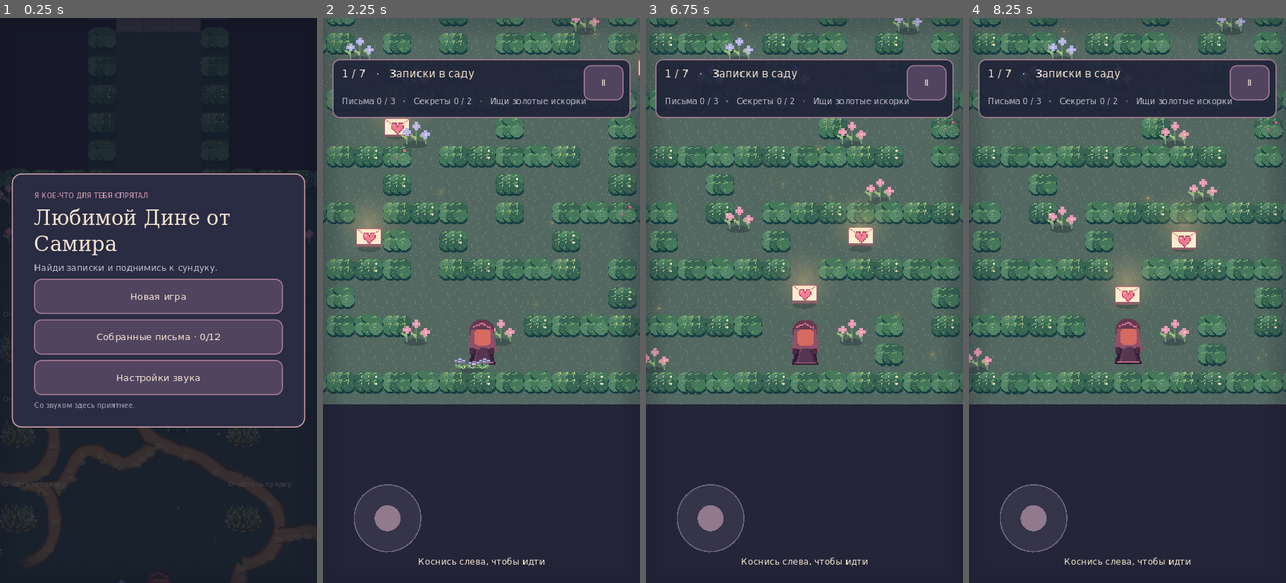
Above: before the commit, frames 1-4 (left to right).
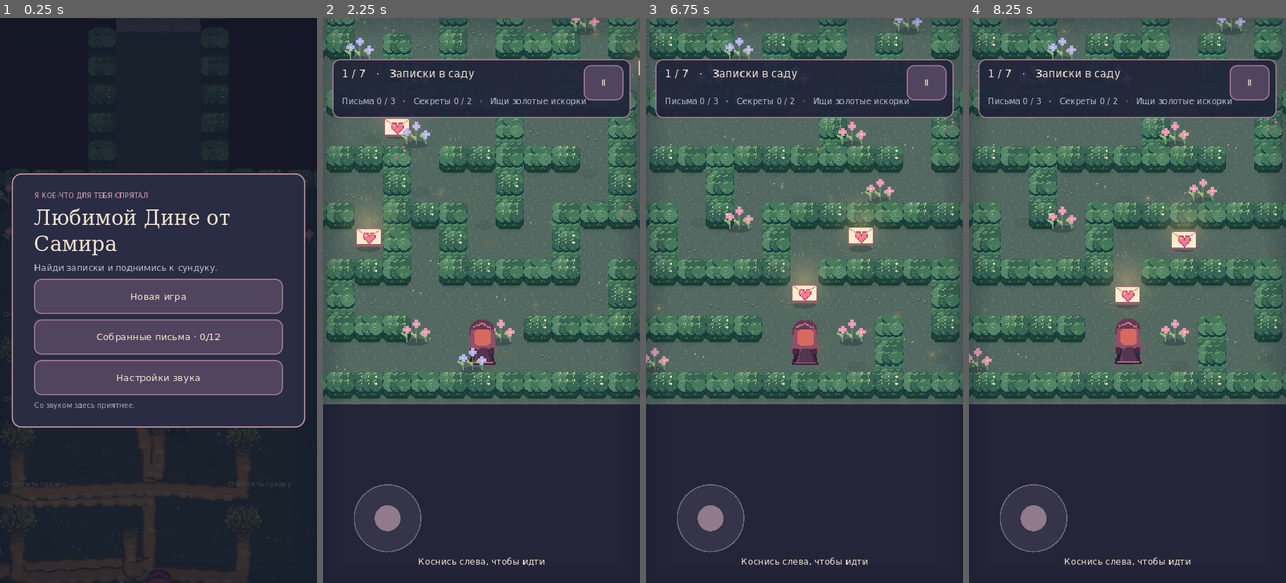
Above: after the commit, the same moments.

Repository: NQUAREx/dina-lovely
Game: Godot game, scene res://main.tscn
Two runs of this game, one before a commit and one after it. Both use one fixed random seed, a clock stepped at 60 frames per second and the inputs below.
Inputs:
- Up to frame 1 (0.25 s): no input
- Up to frame 2 (2.25 s): click "Новая игра" at 0.5 s; click "Ⅱ" at 1.25 s; click "Пойдём" at 2 s
- Up to frame 3 (6.75 s): click "Ⅱ" at 2.75 s; click "Новая игра" at 3.5 s; click "Назад" at 4.25 s; click "Новая игра" at 5 s; click "Начать новую историю" at 5.75 s; click "Пойдём" at 6.5 s
- Up to frame 4 (8.25 s): click "Ⅱ" at 7.25 s; click "Вернуться в сад" at 8 s

The runs differ from the first frame. In frame 1, 7.3% of the frame differs, in the area x 0-100%, y 62-100%; in frame 2, 5.2%; in frame 3, 5.0%; in frame 4, 5.0%.

Commit message:
Restore continuous volumetric hedges and plan front-facing garden approaches

Diff:
--- a/assets/atlas.json
+++ b/assets/atlas.json
@@ -1 +1 @@
-{"hedge": 0, "tree": 1, "flowers": 2, "blueflowers": 3, "lam …(2312 unchanged characters)… 35, "seedling5": 136, "flower_bud5": 137}
+{"hedge": 0, "tree": 1, "flowers": 2, "blueflowers": 3, "lam …(2312 unchanged characters)… 35, "seedling5": 136, "flower_bud5": 137, "hedge_side": 138, "hedge_join_h": 139, "hedge_join_v": 140, "path_end": 141, "grass_detail0": 142, "grass_detail1": 143, "grass_detail2": 144, "grass_detail3": 145, "grass_detail4": 146, "grass_detail5": 147, "grass_detail6": 148, "grass_detail7": 149}
--- a/content/letters.json
+++ b/content/letters.json
@@ -844,6 +844,102 @@
     "damage_amount": {
       "_comment": "Число урона над врагом после попадания. Сохраняйте {amount}.",
       "text": "−{amount} hp"
+    },
+    "loading_hedges": {
+      "_comment": "Сменяющаяся фраза во время загрузки ресурсов игры.",
+      "text": "Расставляем кусты"
+    },
+    "loading_trees": {
+      "_comment": "Сменяющаяся фраза во время загрузки ресурсов игры.",
+      "text": "Сажаем деревья"
+    },
+    "loading_birds": {
+      "_comment": "Сменяющаяся фраза во время загрузки ресурсов игры.",
+      "text": "Просим птиц петь потише"
+    },
+    "loading_letters": {
+      "_comment": "Сменяющаяся фраза во время загрузки ресурсов игры.",
+      "text": "Прячем записки"
+    },
+    "loading_seeds": {
+      "_comment": "Сменяющаяся фраза во время загрузки ресурсов игры.",
+      "text": "Будим семена"
+    },
+    "loading_fireflies": {
+      "_comment": "Сменяющаяся фраза во время загрузки ресурсов игры.",
+      "text": "Зажигаем светлячков"
+    },
+    "loading_chest": {
+      "_comment": "Сменяющаяся фраза во время загрузки ресурсов игры.",
+      "text": "Полируем большой сундук"
+    },
+    "loading_paths": {
+      "_comment": "Сменяющаяся фраза во время загрузки ресурсов игры.",
+      "text": "Прокладываем дорожки"
+    },
+    "loading_skulls": {
+      "_comment": "Сменяющаяся фраза во время загрузки ресурсов игры.",
+      "text": "Уговариваем черепки не пугаться"
+    },
+    "loading_berries": {
+      "_comment": "Сменяющаяся фраза во время загрузки ресурсов игры.",
+      "text": "Проверяем, сладкие ли ягоды"
+    },
+    "loading_swing": {
+      "_comment": "Сменяющаяся фраза во время загрузки ресурсов игры.",
+      "text": "Проверяем качелю"
+    },
+    "loading_water": {
+      "_comment": "Сменяющаяся фраза во время загрузки ресурсов игры.",
+      "text": "Наполняем лейку"
+    },
+    "loading_petals": {
+      "_comment": "Сменяющаяся фраза во время загрузки ресурсов игры.",
+      "text": "Считаем лепестки"
+    },
+    "loading_hearts": {
+      "_comment": "Сменяющаяся фраза во время загрузки ресурсов игры.",
+      "text": "Запасаемся сердечками"
+    },
+    "loading_lantern": {
+      "_comment": "Сменяющаяся фраза во время загрузки ресурсов игры.",
+      "text": "Ищем батарейки для фонарика"
+    },
+    "loading_enemy": {
+      "_comment": "Сменяющаяся фраза во время загрузки ресурсов игры.",
+      "text": "Объясняем врагам правила"
+    },
+    "loading_bench": {
+      "_comment": "Сменяющаяся фраза во время загрузки ресурсов игры.",
+      "text": "Протираем лавочку"
+    },
+    "loading_moon": {
+      "_comment": "Сменяющаяся фраза во время загрузки ресурсов игры.",
+      "text": "Поправляем луну"
+    },
+    "loading_soil": {
+      "_comment": "Сменяющаяся фраза во время загрузки ресурсов игры.",
+      "text": "Рыхлим землю"
+    },
+    "loading_rake": {
+      "_comment": "Сменяющаяся фраза во время загрузки ресурсов игры.",
+      "text": "Причёсываем грабли"
+    },
+    "loading_card": {
+      "_comment": "Сменяющаяся фраза во время загрузки ресурсов игры.",
+      "text": "Подписываем открытку"
+    },
+    "loading_hugs": {
+      "_comment": "Сменяющаяся фраза во время загрузки ресурсов игры.",
+      "text": "Готовим обнимашки"
+    },
+    "loading_grass": {
+      "_comment": "Сменяющаяся фраза во время загрузки ресурсов игры.",
+      "text": "Выравниваем травинки"
+    },
+    "loading_clouds": {
+      "_comment": "Сменяющаяся фраза во время загрузки ресурсов игры.",
+      "text": "Раздвигаем облака"
     }
   },
   "schema_version": 2,
@@ -859,7 +955,8 @@
     "ui": "Все кнопки, подсказки, статусы и инструкции. Ключи английские; изменять нужно text.",
     "puzzle": "Названия семи символов, шаблоны подсказок и группы записок по комнатам.",
     "schema_version": "Версия структуры JSON. Не менять.",
-    "app_short_name": "Короткое название приложения в manifest при экспорте. Установка на iOS использует также заголовок страницы."
+    "app_short_name": "Короткое название приложения в manifest при экспорте. Установка на iOS использует также заголовок страницы.",
+    "loading_phrases": "Ключи сменяющихся фраз загрузки. Их text находится в ui; порядок показа перемешивается."
   },
   "puzzle": {
     "_comment": "Семь символов. Порядок и распределение подсказок генерируются по seed новой игры и сохраняются. Не добавляйте порядковые номера в тексты записок.",
@@ -902,5 +999,31 @@
     ],
     "_room_letters_comment": "Группы записок комнат снизу вверх. В каждой группе случайно выбирается ровно одна записка с подсказкой."
   },
-  "app_short_name": "Наш сад"
+  "app_short_name": "Наш сад",
+  "loading_phrases": [
+    "loading_hedges",
+    "loading_trees",
+    "loading_birds",
+    "loading_letters",
+    "loading_seeds",
+    "loading_fireflies",
+    "loading_chest",
+    "loading_paths",
+    "loading_skulls",
+    "loading_berries",
+    "loading_swing",
+    "loading_water",
+    "loading_petals",
+    "loading_hearts",
+    "loading_lantern",
+    "loading_enemy",
+    "loading_bench",
+    "loading_moon",
+    "loading_soil",
+    "loading_rake",
+    "loading_card",
+    "loading_hugs",
+    "loading_grass",
+    "loading_clouds"
+  ]
 }
--- a/scripts/game.gd
+++ b/scripts/game.gd
@@ -21,6 +21,8 @@
 var skulls: Array[Dictionary] = []
 var damage_numbers: Array[Dictionary] = []
 var path_meshes: Array = []
+var grass_details: Array[Dictionary] = []
+var path_targets: Array[Dictionary] = []
 var path_navigation: AStarGrid2D
 var path_terminals: Array[bool] = []
 var footprints: Array[Dictionary] = []
@@ -139,6 +141,7 @@
 	show_menu()
 	get_viewport().size_changed.connect(layout_ui)
 	layout_ui()
+	if OS.has_feature("web"):JavaScriptBridge.eval("window.gardenHideLoading && window.gardenHideLoading()")
 
 func default_save() -> Dictionary:
 	return {"riddle_order":[],"riddle_clues":[],"riddle_letters":[],"riddle_input":[],"held_item":"","tool_positions":{}," …(407 unchanged characters)…
@@ -543,7 +546,7 @@
 
 func build_level(index: int) -> void:
 	level = index
-	vegetation.clear();berry_cells.clear();paths.clear();path_navigation=null;path_terminals.clear();path_meshes.clear();footprints.clear();stride_distance=0.0;obstacle_specs.clear();damage_numbers.clear()
+	vegetation.clear();berry_cells.clear();paths.clear();grass_details.clear();path_targets.clear();path_navigation=null;path_terminals.clear();path_meshes.clear();footprints.clear();stride_distance=0.0;obstacle_specs.clear();damage_numbers.clear()
 	skull_clock=2.0
 	skulls.clear()
 	room_clock = 0
@@ -707,6 +710,7 @@
 		if id not in fertilized:fertilized.append(id)
 		if not plants.has(id): plants[id] = {"stage":2,"remaining":0.0}
 	prepare_foliage_and_paths(rng)
+	prepare_grass_details()
 	camera = camera_target()
 	nearest = -1
 	update_hud()
@@ -775,10 +779,10 @@
 		rustle_clock = maxf(0,rustle_clock-delta)
 		var before := player
 		move_player(delta,joy_vector if joy_active else Vector2.ZERO)
-		var contact := touching_hedge(player)
+		var contact := pushing_hedge(player,joy_vector if joy_active else Vector2.ZERO)
 		if contact and (not hedge_contact or (moving and rustle_clock<=0)):
 			if sound_on: foliage_voice.play()
-			rustle_clock = .42
+			rustle_clock = .65
 		hedge_contact = contact
 		if joy_vector.length()>.2 and player.distance_to(before)<.01:
 			stuck_seconds += delta
@@ -1345,6 +1349,10 @@
 		renderables.append(obj)
 	for enemy in enemies: renderables.append({"kind":"enemy"+str(int(enemy.type)%3),"pos":enemy.pos,"id":"","enemy":enemy})
 	renderables.append({"kind":"player","pos":player,"id":""})
+	draw_grass_details()
+	if level==0:
+		for wall in renderables:
+			if wall.get("wall",false):draw_texture_rect(glow,Rect2(screen(wall.pos)+Vector2(-35,-8),Vector2(70,34)),false,Color(0,0,0,.9))
 	draw_paths()
 	draw_footprints()
 	for hole in objects:
@@ -1963,39 +1971,40 @@
 			berry_cells[cell]=id
 			put_object("berries",cell,id)
 	if level not in [1,5]:return
-	var destinations: Array[Vector2] = []
+	var entry := Vector2(13.5,grid.size()-6.5)*TILE
+	var exit := Vector2(13.5,7.0)*TILE
+	var spine := continuous_path(sample_line(entry,exit),entry,exit,rng)
+	if spine.size()<2:return
+	paths.append(spine);path_terminals.append(true)
 	for obj in objects:
-		if (level==5 and (obj.kind=="sprout" or obj.id in ["seat","swing","well"])) or (level==1 and (obj.kind in ["house","pond","bench"] or obj.id=="exit")):
-			destinations.append(obj.pos+Vector2(0,65 if obj.kind=="sprout" else 80 if obj.kind in ["house","pond"] else 40 if obj.solid else 0))
-	var connected: Array[Vector2] = [Vector2(13.5,grid.size()-6.5)*TILE]
-	while not destinations.is_empty():
-		var best := INF
-		var selected := 0
-		var start := connected[0]
-		for n in range(destinations.size()):
-			for anchor in connected:
-				var score: float = anchor.distance_to(destinations[n])*rng.randf_range(.9,1.1)
-				if score<best:best=score;selected=n;start=anchor
-		var end: Vector2 = destinations[selected];destinations.remove_at(selected)
-		var direction := (end-start).normalized()
-		var side := direction.orthogonal()
-		var amplitude := minf(55.0,start.distance_to(end)*.18)
+		var relevant: bool = (level==5 and (obj.kind=="sprout" or obj.id in ["seat","swing","well","can","rake","fertilizer","garden"])) or (level==1 and (obj.kind in ["house","pond","bench"] or obj.id=="flashlight"))
+		if not relevant:continue
+		var distance := 30.0 if obj.kind=="sprout" else 80.0 if obj.kind in ["house","pond"] else 42.0 if obj.solid else 24.0
+		var end: Vector2 = obj.pos+Vector2(0,distance)
+		var staging := end+Vector2(0,48)
+		if not path_point_safe(staging):staging=end+Vector2(0,24)
+		var start: Vector2 = spine[0];var best := INF
+		for point in spine:
+			var score: float = point.distance_squared_to(staging)
+			if score<best:best=score;start=point
 		var curve := Curve2D.new()
-		var points: Array[Vector2] = [start]
-		for n in range(1,4):
-			var p := start.lerp(end,float(n)/4)+side*rng.randf_range(-amplitude,amplitude)
-			p.x=clampf(p.x,2*TILE,(grid[0].length()-2)*TILE);p.y=clampf(p.y,7*TILE,(grid.size()-7)*TILE)
-			points.append(p)
-		points.append(end)
-		for n in range(points.size()):
-			var tangent: Vector2 = (points[mini(n+1,points.size()-1)]-points[maxi(0,n-1)])/6.0
-			curve.add_point(points[n],-tangent,tangent)
-		curve.bake_interval=9
-		var samples := continuous_path(curve.get_baked_points(),start,end,rng)
-		if samples.size()<2:continue
-		paths.append(samples);path_terminals.append(true)
-		for n in range(0,samples.size(),5):connected.append(samples[n])
-		connected.append(samples[-1])
+		curve.add_point(start,Vector2.ZERO,Vector2((staging.x-start.x)*.55,0))
+		curve.add_point(staging,Vector2(0,20),Vector2.ZERO);curve.bake_interval=8
+		var branch := continuous_path(curve.get_baked_points(),start,staging,rng)
+		if branch.size()<1:branch.append(start)
+		var approach := sample_line(branch[-1],end)
+		var clear := true
+		for point in approach:
+			if not path_point_safe(point):clear=false;break
+		if not clear:
+			staging=end+Vector2(0,20)
+			branch=continuous_path(sample_line(start,staging),start,staging,rng)
+			if branch.is_empty():continue
+			approach=sample_line(branch[-1],end)
+		for point in approach:
+			if branch[-1].distance_to(point)>.1:branch.append(point)
+		paths.append(branch);path_terminals.append(true)
+		path_targets.append({"id":str(obj.id) if not str(obj.id).is_empty() else obj.kind,"end":end,"path":paths.size()-1})
 	build_path_meshes()
 
 func draw_paths() -> void:
@@ -2004,6 +2013,11 @@
 	for mesh in path_meshes:
 		for layer in mesh.layers:draw_mesh(layer.mesh,null)
 		for stone in mesh.stones:draw_sprite("path_stone"+str(stone.kind),stone.pos,Color(1,1,1,stone.alpha),.35)
+		if mesh.terminal:
+			draw_set_transform((get_viewport_rect().size/2-camera+shake_offset).round()+mesh.end,mesh.direction.angle()+PI/2)
+			var id: int = sprites["path_end"]
+			draw_texture_rect_region(atlas,Rect2(Vector2(-16,-24),Vector2(32,32)),Rect2(Vector2(id%16*32,id/16*48+16),Vector2(32,32)))
+			draw_set_transform((get_viewport_rect().size/2-camera+shake_offset).round())
 	draw_set_transform(Vector2.ZERO)
 
 func update_vegetation(delta: float) -> void:
@@ -2029,8 +2043,8 @@
 	for obj in objects:
 		if obj.kind not in ["flowers","blueflowers"]:continue
 		var away: Vector2 = obj.pos-player
-		var target := clampf((37-away.length())/20,0,1)
-		if away.length()<37:contact=true
+		var target := clampf((25-away.length())/15,0,1)
+		if away.length()<25:contact=true
 		if target>.01 or obj.has("press"):obj.press=lerpf(float(obj.get("press",0)),target,1-exp(-delta*11))
 	if contact and (not foliage_contact or (moving and rustle_clock<=0)):
 		if sound_on:foliage_voice.play()
@@ -2054,6 +2068,12 @@
 func draw_hedge_parts(name: String, pos: Vector2) -> void:
 	var cell := Vector2i((pos+camera-get_viewport_rect().size/2-shake_offset)/TILE)
 	var key := "h:"+str(cell)+":"
+	# Exposed vertical faces and leafy bridges make one continuous hedge volume.
+	var right := cell.x+1<grid[0].length() and grid[cell.y][cell.x+1]=="#"
+	var down := cell.y+1<grid.size() and grid[cell.y+1][cell.x]=="#"
+	if not down:draw_hedge_layer("hedge_side",pos,Vector2(48,48),Vector2(-24,-32))
+	if right:draw_hedge_layer("hedge_join_h",pos,Vector2(40,42),Vector2(7,-31))
+	if down:draw_hedge_layer("hedge_join_v",pos,Vector2(48,37),Vector2(-24,-5))
 	var active := false
 	for n in range(6):
 		if vegetation.has(key+str(n)):active=true;break
@@ -2071,22 +2091,16 @@
 	path_meshes.clear()
 	for path_index in range(paths.size()):
 		var path: PackedVector2Array = paths[path_index]
-		var terminal := is_path_terminal(path_index)
-		var fade_distance := 55.0
-		if terminal:
-			for other in range(paths.size()):
-				if other==path_index:continue
-				for point in paths[other]:fade_distance=minf(fade_distance,maxf(1,path[-1].distance_to(point)-25))
+		var terminal := path_index<path_terminals.size() and path_terminals[path_index]
 		var remaining: Array[float] = [];remaining.resize(path.size());remaining[-1]=0
 		for n in range(path.size()-2,-1,-1):remaining[n]=remaining[n+1]+path[n].distance_to(path[n+1])
-		var mesh := {"layers":[],"stones":[],"terminal":terminal}
+		var mesh := {"layers":[],"stones":[],"terminal":terminal,"end":path[-1],"direction":(path[-1]-path[maxi(0,path.size()-2)]).normalized()}
 		for layer in range(3):
 			var left := PackedVector2Array();var right := PackedVector2Array();var left_colors := PackedColorArray();var right_colors := PackedColorArray()
 			for n in range(path.size()):
 				var tangent: Vector2 = (path[mini(n+1,path.size()-1)]-path[maxi(0,n-1)]).normalized()
-				var fade := smoothstep(0,fade_distance,remaining[n]) if terminal else 1.0
-				var width := (13.0-layer*3+sin(path[n].x*.17+path[n].y*.11)*1.3)*(.8+.2*fade)
-				var color: Color = [Color("5e4b37"),Color("a47a4d"),Color("b58a57")][layer];color.a=fade
+				var width := 13.0-layer*3+sin(path[n].x*.17+path[n].y*.11)*1.3
+				var color: Color = [Color("5e4b37"),Color("a47a4d"),Color("b58a57")][layer]
 				left.append(path[n]+tangent.orthogonal()*width);right.append(path[n]-tangent.orthogonal()*width)
 				left_colors.append(color);right_colors.append(color)
 			var vertices := PackedVector3Array();var colors := PackedColorArray()
@@ -2096,7 +2110,7 @@
 			var arrays := [];arrays.resize(Mesh.ARRAY_MAX);arrays[Mesh.ARRAY_VERTEX]=vertices;arrays[Mesh.ARRAY_COLOR]=colors
 			var strip := ArrayMesh.new();strip.add_surface_from_arrays(Mesh.PRIMITIVE_TRIANGLES,arrays)
 			mesh.layers.append({"mesh":strip})
-		for n in range(0,path.size(),3):mesh.stones.append({"pos":path[n]+Vector2(sin(n*5.2)*7,14),"kind":n%3,"alpha":.65*(smoothstep(0,fade_distance,remaining[n]) if terminal else 1.0)})
+		for n in range(0,path.size(),3):mesh.stones.append({"pos":path[n]+Vector2(sin(n*5.2)*7,14),"kind":n%3,"alpha":.65})
 		path_meshes.append(mesh)
 
 func is_path_terminal(index: int) -> bool:
@@ -2114,7 +2128,7 @@
 	var position := player-direction*5+direction.orthogonal()*(5 if left_foot else -5)
 	footprints.append({"pos":position,"rotation":direction.angle()+PI/2,"life":9.0,"stone":stone})
 	if footprints.size()>150:footprints.pop_front()
-	for n in range(3):
+	for n in range(8):
 		if particles.size()>=420:break
 		particles.append({"pos":position+Vector2(randf_range(-3,3),0),"vel":-direction*randf_range(5,14)+Vector2(randf_range(-9,9),randf_range(-12,-3)),"life":randf_range(.25,.5),"color":Color("b6ab9b") if stone else Color("a6b786"),"heart":false})
 
@@ -2135,7 +2149,7 @@
 	return false
 
 func path_point_safe(pos: Vector2) -> bool:
-	return valid_ground(pos) and not blocked(pos) and not objects.any(func(o):return o.kind=="sprout" and o.pos.distance_to(pos)<53)
+	return valid_ground(pos) and not blocked(pos) and not objects.any(func(o):return o.kind=="sprout" and Rect2(o.pos+Vector2(-42,-42),Vector2(84,68)).has_point(pos))
 
 func continuous_path(points: PackedVector2Array, start: Vector2, end: Vector2, rng: RandomNumberGenerator) -> PackedVector2Array:
 	var safe := true
@@ -2172,3 +2186,30 @@
 				if d<distance:distance=d;best=id
 		if best.x>=0:return best
 	return Vector2i(-1,-1)
+
+func sample_line(start: Vector2, end: Vector2) -> PackedVector2Array:
+	var points := PackedVector2Array()
+	var count := maxi(1,ceili(start.distance_to(end)/8))
+	for n in range(count+1):points.append(start.lerp(end,float(n)/count))
+	return points
+
+func pushing_hedge(pos: Vector2, input: Vector2) -> bool:
+	if level!=0 or input.length()<.35:return false
+	return touching_hedge(pos) and blocked(pos+input.normalized()*7)
+
+func draw_hedge_layer(name: String, pos: Vector2, size: Vector2, offset: Vector2) -> void:
+	var id: int = sprites[name]
+	draw_texture_rect_region(atlas,Rect2(pos+offset,size),Rect2(Vector2(id%16*32,id/16*48+16),Vector2(32,32)))
+
+func prepare_grass_details() -> void:
+	var rng := RandomNumberGenerator.new();rng.seed=int(save_data.seed)+level*3763+9181
+	for y in range(6,grid.size()-5):
+		for x in range(1,grid[0].length()-1):
+			if grid[y][x]!="." or rng.randf()>.72:continue
+			grass_details.append({"pos":Vector2(x,y)*TILE+Vector2(rng.randf_range(5,43),rng.randf_range(6,44)),"kind":"grass_detail"+str(rng.randi_range(0,7))})
+
+func draw_grass_details() -> void:
+	var viewport := get_viewport_rect().grow(55)
+	for detail in grass_details:
+		var p := screen(detail.pos)
+		if viewport.has_point(p):draw_sprite(detail.kind,p+Vector2(0,12),Color.WHITE,.6)
--- a/tests/fix12.gd
+++ b/tests/fix12.gd
@@ -15,7 +15,7 @@
  for path in g.paths:
   for p in path:
    for bed in g.objects:
-    if bed.kind=='sprout':assert(p.distance_to(bed.pos)>=53)
+    if bed.kind=='sprout':assert(g.path_point_safe(p))
  print('PASS paths avoid beds and use cached world meshes')
  g.begin_task('rake:0',Vector2.ZERO,1);g.update_tasks(1.1);assert('0' in g.save_data.cleaned and '0' not in g.fertilized)
  g.begin_task('fertilize:0',Vector2.ZERO,1);assert('0' not in g.fertilized);g.update_tasks(1.1);assert('0' in g.fertilized)
--- a/tests/foliage_steps.gd
+++ b/tests/foliage_steps.gd
@@ -12,7 +12,7 @@
  for room in range(7):
   g.build_level(room);g.player=Vector2(13.5,12)*48
   if room==5:
-   assert(g.paths.size()==9)
+   assert(g.paths.size()==g.path_targets.size()+1)
    for path in g.paths:
     for point in path:assert(g.path_point_safe(point))
     for n in range(1,path.size()):assert(path[n].distance_to(path[n-1])<32)
@@ -23,6 +23,6 @@
  for i in range(2):
   var colors=g.path_meshes[i].layers[0].mesh.surface_get_arrays(0)[Mesh.ARRAY_COLOR]
   for c in colors:assert(c.a==1)
- var final=g.path_meshes[2].layers[0].mesh.surface_get_arrays(0)[Mesh.ARRAY_COLOR];assert(final[-1].a==0)
- print('PASS internal path joins stay opaque; only true tip fades')
+ var final=g.path_meshes[2].layers[0].mesh.surface_get_arrays(0)[Mesh.ARRAY_COLOR];assert(final[-1].a==1 and g.sprites.has("path_end"))
+ print('PASS internal path joins stay opaque; tips use pixel end textures')
  g.queue_free();await process_frame;quit()
--- /dev/null
+++ b/tests/planned_garden.gd
@@ -0,0 +1,24 @@
+extends SceneTree
+var g
+func _initialize():call_deferred('run')
+func run():
+ g=load('res://main.tscn').instantiate();root.add_child(g);await process_frame;g.new_game();g.clear_modal();g.sound_on=false
+ assert(not g.pushing_hedge(g.player,Vector2.ZERO))
+ g.grid.clear()
+ for y in range(25):g.grid.append('#'+'.'.repeat(23)+'#')
+ for y in range(7,18):g.set_cell(10,y,'#')
+ assert(not g.pushing_hedge(Vector2(10*48-18,10.5*48),Vector2.RIGHT));assert(g.pushing_hedge(Vector2(10*48+4,10.5*48),Vector2.RIGHT));print('PASS rustle requires inward pressure, not proximity')
+ g.build_level(5);assert(g.path_targets.size()>=12)
+ for target in g.path_targets:
+  var path=g.paths[target.path];assert(path[-1].distance_to(target.end)<.1)
+  assert((path[-1]-path[-2]).normalized().dot(Vector2.UP)>.9)
+  for point in path:assert(g.path_point_safe(point))
+ for mesh in g.path_meshes:
+  for layer in mesh.layers:
+   var colors=layer.mesh.surface_get_arrays(0)[Mesh.ARRAY_COLOR]
+   for color in colors:assert(color.a==1)
+ assert(g.sprites.has('path_end'));print('PASS separate front approaches with opaque pixel caps')
+ assert(g.grass_details.size()>100);var first=g.grass_details.duplicate(true);g.build_level(5);assert(first==g.grass_details);print('PASS seeded ground details')
+ var count=g.particles.size();g.leave_footprint(Vector2.UP);assert(g.particles.size()-count==8);print('PASS increased walking particles')
+ assert(g.content.loading_phrases.size()>=20);print('PASS loading phrases from JSON')
+ g.queue_free();await process_frame;quit()
Binary file changed: assets/atlas.png
Not shown, added: tests/planned_garden.gd.uid
Not shown, added: docs/game.74e4488909b1.pck
Not shown, removed: docs/game.d7fe5994cb9c.pck
Not shown, changed: docs/index.pck
Not shown, changed: tests/RESULTS.md
